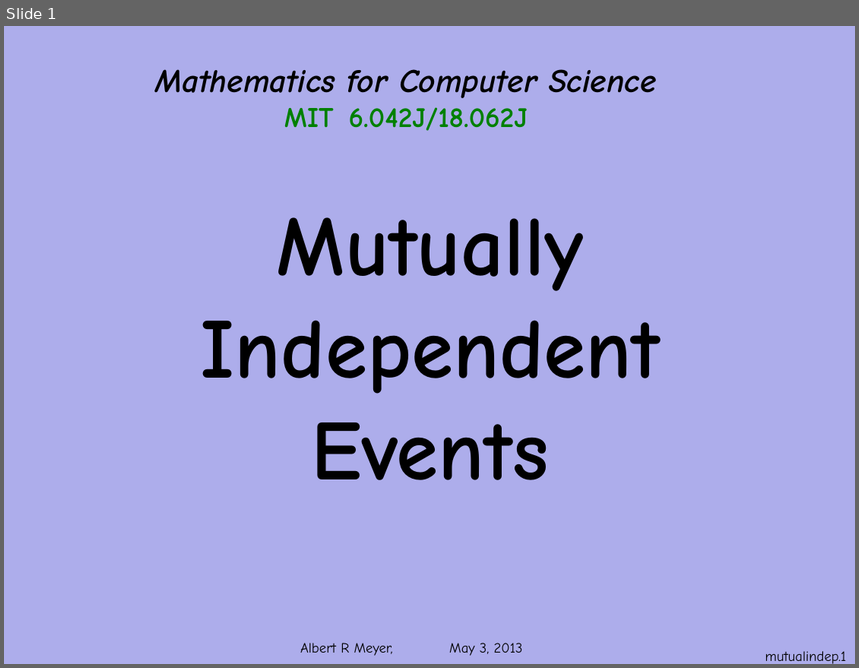
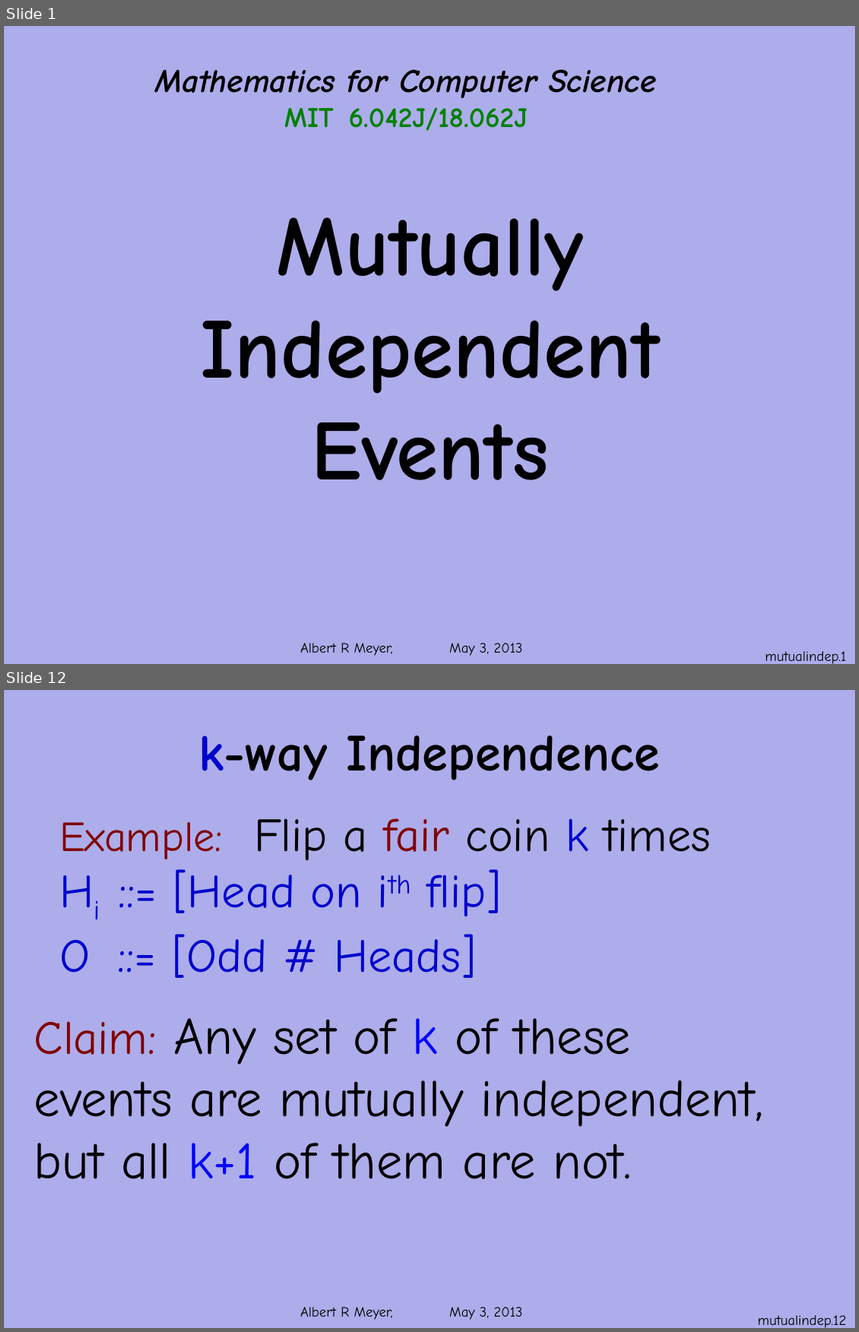
Before and after one commit to armeyer/mcs_web, a slide deck: spring13/slides13/prob-mutual-independence.pptx. Shown one above the other, each under a label of ours: slide 1 before the commit, slides 1 and 12 after it; the slides between them are not shown. The pictures are 859x668 and 859x1332 pixels, drawn with LibreOffice and Linux fonts; fonts in the diff are those of the drawing; background and template pictures are left out. Boxes give left, top, right and bottom in pixels: in the first picture for what was removed or moved away, otherwise in the second. Text is boxed around its words. In the diff, an @@ line names an element or a change of style, - is before the commit and + after.

Commit message:
revise prob-independence prob-mutual-independence.pptx

```diff
--- a/spring13/slides13/prob-mutual-independence.pptx
+++ b/spring13/slides13/prob-mutual-independence.pptx
@@ slide 12 added at (4, 690, 855, 1328), background #ADADEB; not listed: 1 template element that a slide beside it also shows @@
@@ title added at (199, 736, 660, 780), 44 pt, text #000000, bold @@
+k-way Independence
@@ text added at (59, 818, 711, 978), 40 pt, text #0000CC @@
+Example: Flip a fair coin k times
+Hi ::= [Head on ith flip]
+O ::= [Odd # Heads]
@@ text added at (34, 1018, 764, 1179), 44 pt, text #000000 @@
+Claim: Any set of k of these
+events are mutually independent,
+but all k+1 of them are not.
@@ page number added at (758, 1315, 847, 1328), 12 pt, text #000000 @@
+mutualindep.12
```
Also in this commit, not shown: 8 slides changed, 11 other slides added, 2 other files.
